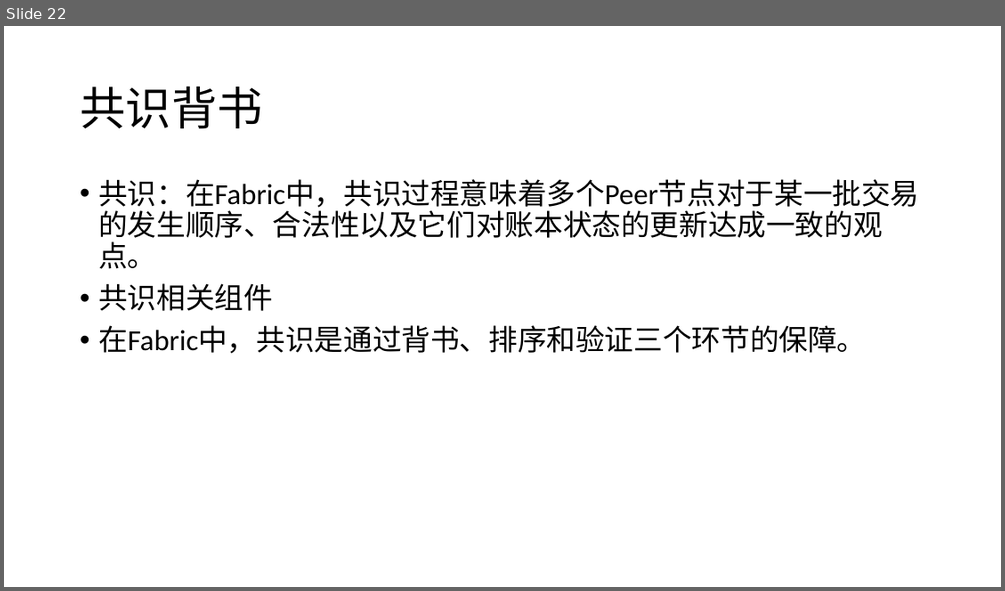
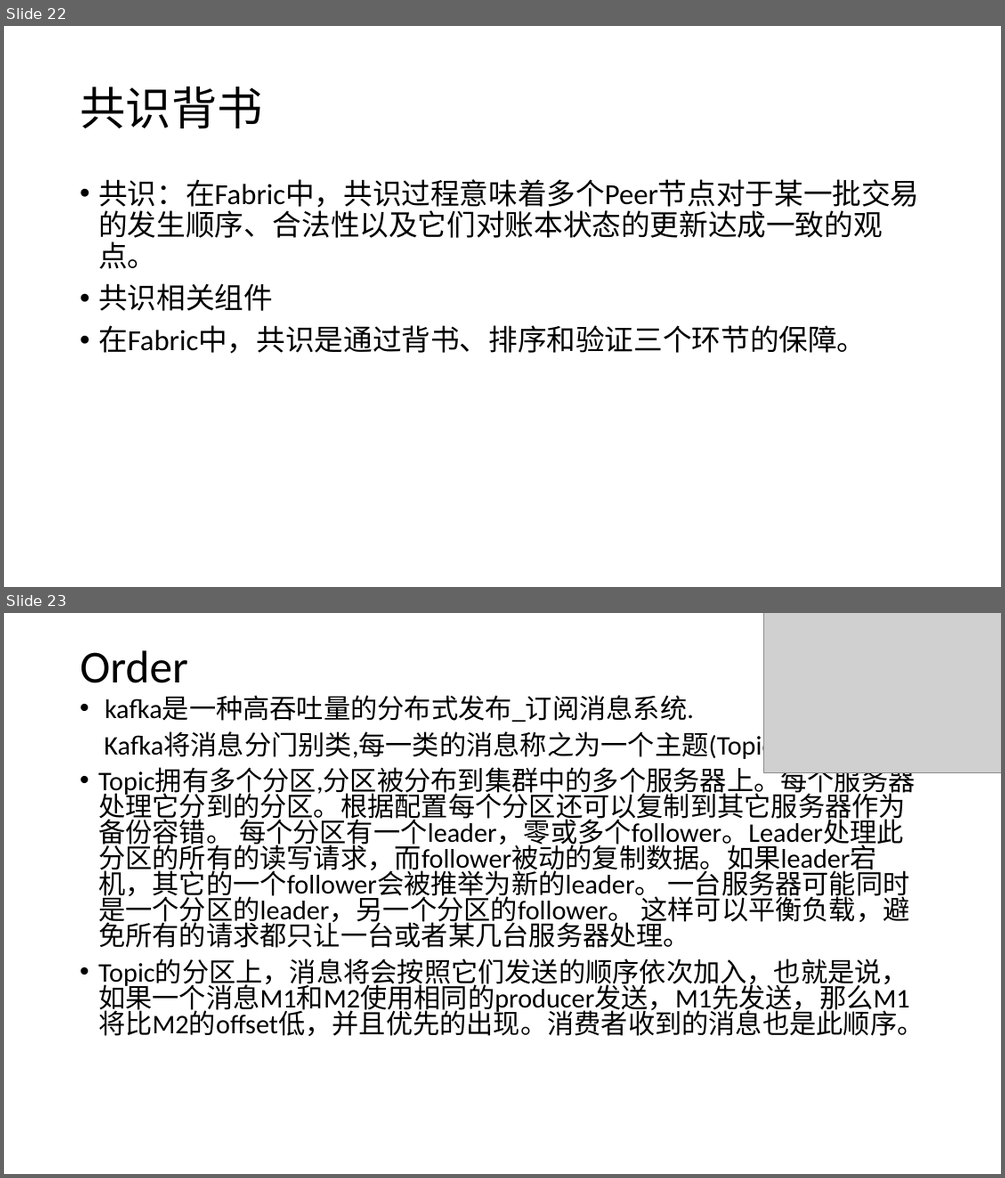
Before and after one commit to db1600800/fabric, a slide deck: 区块链基础概念.ppt. Shown one above the other, each under a label of ours: slide 22 before the commit, slides 22 and 23 after it. The pictures are 1005x591 and 1005x1178 pixels, drawn with LibreOffice and Linux fonts; fonts in the diff are those of the drawing; grey boxes stand for pictures. Boxes give left, top, right and bottom in pixels: in the first picture for what was removed or moved away, otherwise in the second. Text is boxed around its words. In the diff, an @@ line names an element or a change of style, - is before the commit and + after.

Commit message:
dfd
df

```diff
--- a/区块链基础概念.ppt
+++ b/区块链基础概念.ppt
@@ slide 23 added at box(4, 613, 1001, 1174), background #FFFFFF @@
@@ picture added at box(763, 613, 1001, 772) @@
@@ title added at box(80, 650, 188, 683), 44 pt, text #000000 @@
+Order
@@ text added at box(98, 696, 923, 1036), 25.9 pt, text #000000 @@
+• kafka是一种高吞吐量的分布式发布_订阅消息系统.
+Kafka将消息分门别类,每一类的消息称之为一个主题(Topic)。
+• Topic拥有多个分区,分区被分布到集群中的多个服务器上。每个服务器处理它分到的分区。根据配置每个分区还可以复制到其它服务器作为备份容错。 每个分区有一个leader，零或多个follower。Leader处理此分区的所有的读写请求，而follower被动的复制数据。如果leader宕机，其它的一个follower会被推举为新的leader。 一台服务器可能同时是一个分区的leader，另一个分区的follower。 这样可以平衡负载，避免所有的请求都只让一台或者某几台服务器处理。
+• Topic的分区上，消息将会按照它们发送的顺序依次加入，也就是说，如果一个消息M1和M2使用相同的producer发送，M1先发送，那么M1将比M2的offset低，并且优先的出现。消费者收到的消息也是此顺序。
```
Also in this commit, not shown: 2 other slides added.
